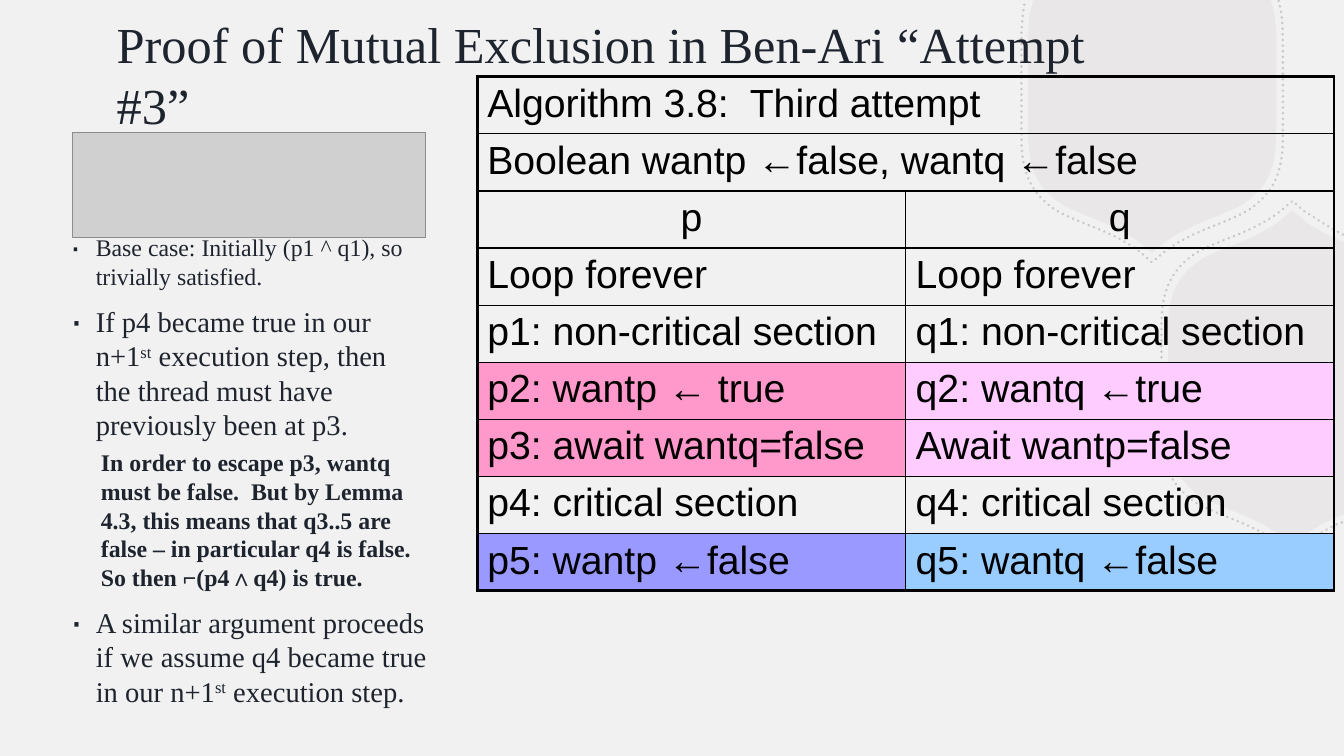
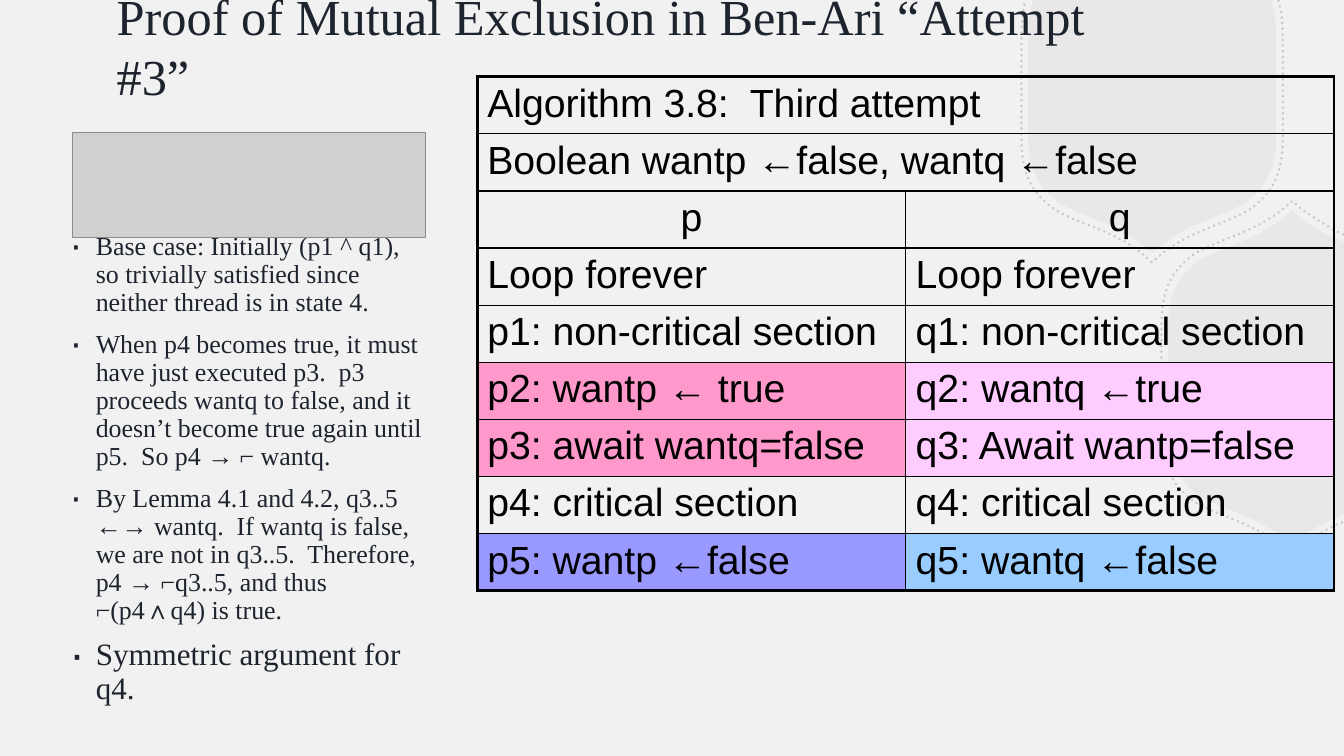
Before and after one commit to BillJr99/Ursinus-CS376, a slide deck: slide 15 of files/lectures/mutexcorrectness.pptx (slide 16 before the commit). Drawn at 1344x756 pixels with LibreOffice and Linux fonts; fonts in the diff are those of the drawing; grey boxes stand for pictures. Boxes give left, top, right and bottom in pixels: in the first picture for what was removed or moved away, otherwise in the second. Text is boxed around its words. In the diff, an @@ line names an element or a change of style, - is before the commit and + after.

```diff
--- a/files/lectures/mutexcorrectness.pptx
+++ b/files/lectures/mutexcorrectness.pptx
@@ text "Proof of Mutual Exclusion in ..." rewrapped from (x1=117, y1=27, x2=1084, y2=118) to (x1=117, y1=0, x2=1084, y2=96) @@
@@ table at (x1=477, y1=77, x2=1334, y2=591) @@
-row 7, column 2: Await wantp=false
+row 7, column 2: q3: Await wantp=false
@@ text at (x1=96, y1=237, x2=421, y2=705): text changed; size 17 to 18.5 pt @@
-∙ Base case: Initially (p1 ^ q1), so trivially satisfied.
-∙ If p4 became true in our n+1st execution step, then the thread must have previously been at p3.
-  In order to escape p3, wantq must be false. But by Lemma 4.3, this means that q3..5 are false – in particular q4 is false. So then ⌐(p4∧q4) is true.
-∙ A similar argument proceeds if we assume q4 became true in our n+1st execution step.
+∙ Base case: Initially (p1 ^ q1), so trivially satisfied since neither thread is in state 4.
+∙ When p4 becomes true, it must have just executed p3. p3 proceeds wantq to false, and it doesn’t become true again until p5. So p4 → ⌐ wantq.
+∙ By Lemma 4.1 and 4.2, q3..5 ←→ wantq. If wantq is false, we are not in q3..5. Therefore, p4 → ⌐q3..5, and thus ⌐(p4∧q4) is true.
+∙ Symmetric argument for q4.
```
Also in this commit, not shown: 5 other slides changed, 1 slide removed, 14 other files.
